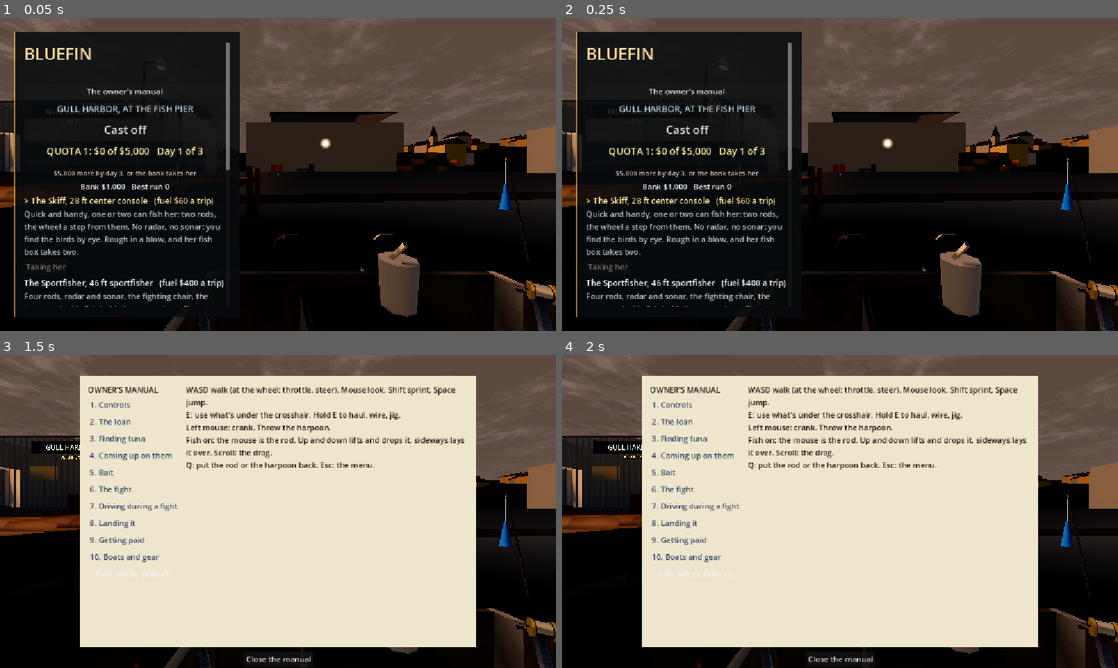
Above: before the commit, frames 1-4 (two rows, left to right).
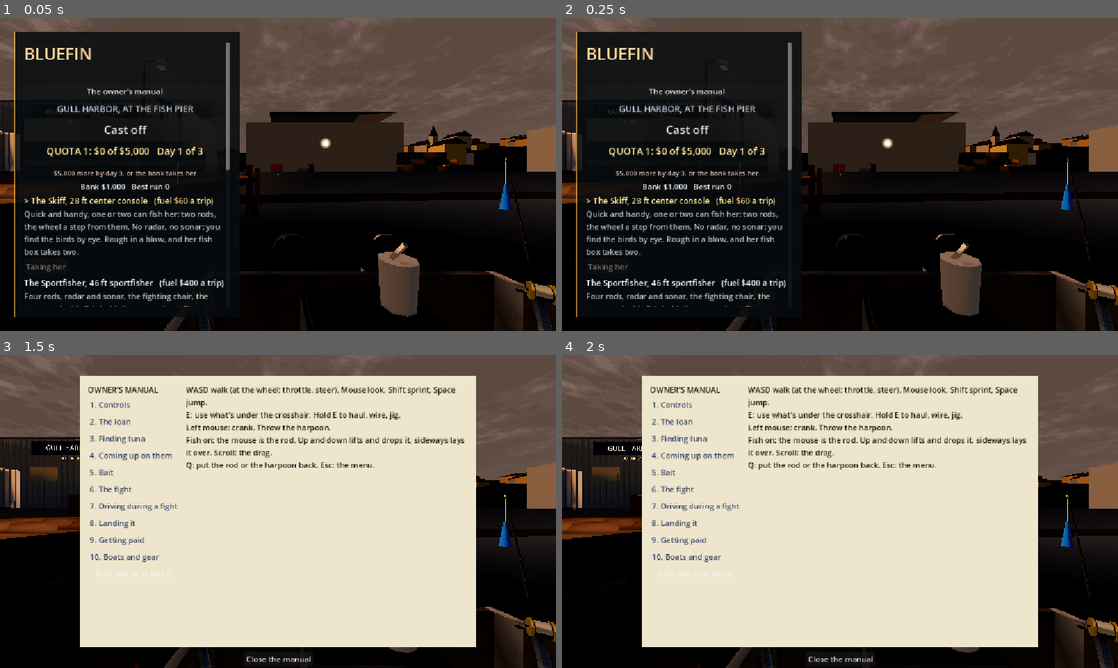
Above: after the commit, the same moments.

Repository: Kortev/Gull-Harbor
Game: Godot game, scene res://sea/sea.tscn
Two runs of this game, one before a commit and one after it. Both use one fixed random seed, a clock stepped at 60 frames per second and the inputs below.
Inputs:
- Up to frame 1 (0.05 s): no input
- Up to frame 2 (0.25 s): no input
- Up to frame 3 (1.5 s): click "The owner's manual" at 0.5 s; click "Dale's tips again" at 1.25 s
- Up to frame 4 (2 s): no input

The runs differ from the first frame. In frame 1, 0.4% of the frame differs, in the area x 0-100%, y 16-100%; in frame 2, 0.4%; in frame 3, 1.0%; in frame 4, 1.2%, in the area x 0-100%, y 9-100%.

Commit message:
Wider waves: a clear rolling swell, long crests, less fine chop; still waves near the coast
The swell's band peaks around 75 m with long crest lines and more height, the chop and ripples turned down to
texture under it. Near the coast the swell eases to about half rather than going to ripples; the harbour keeps a
little movement.

Co-Authored-By: Claude Opus 5.5 <noreply@anthropic.com>

Diff:
--- a/sea/ocean.gd
+++ b/sea/ocean.gd
@@ -29,11 +29,13 @@
 const Fft := preload("res://sea/ocean_fft.gd")
 const SWELL_N := 48
 const CHOP_N := 24
-const SWELL_HS := 0.55
-const RIPPLE_HS := Vector2(0.12, 0.3)
+const SWELL_HS := 0.85
+const RIPPLE_HS := Vector2(0.05, 0.14)
+## The chop under the swell, as a share of the weather's chop (less of it: the wide swell's what you see).
+const CHOP_HS := 0.55
 ## How sharp each tile's crests are: its water's typical squeeze, as a share of the sea's steepness (`_steep`, the
 ## weather's). A few times that where the waves line up, and the crest folds over and breaks (the foam).
-const TILE_STEEP := Vector3(0.12, 0.3, 0.16)
+const TILE_STEEP := Vector3(0.2, 0.3, 0.16)
 ## The shader's arrays hold 32: where there's no GPU sea it draws this many of the swell and the rest of the chop.
 const SHADER_SWELL := 20
 const SEA_SEED := 20261029
@@ -416,10 +418,10 @@
 	sz += 220.0 * exp(-(x * x) / (2.0 * 260.0 * 260.0))
 	sz -= 330.0 * exp(-((x - 1150.0) * (x - 1150.0)) / (2.0 * 240.0 * 240.0))
 	var d := sz - p.y
-	var k := Vector2(lerpf(0.35, 1.0, smoothstep(20.0, 700.0, d)), lerpf(0.6, 1.0, smoothstep(0.0, 250.0, d)))
+	var k := Vector2(lerpf(0.55, 1.0, smoothstep(20.0, 700.0, d)), lerpf(0.7, 1.0, smoothstep(0.0, 250.0, d)))
 	var e := (p - Vector2(0.0, 2170.0)) / Vector2(300.0, 150.0)
 	var inside := 1.0 - smoothstep(0.75, 1.05, e.length())
-	return k.lerp(Vector2(0.04, 0.2), inside)
+	return k.lerp(Vector2(0.07, 0.25), inside)
 
 
 func _calm_at(p: Vector2) -> float:
@@ -442,7 +444,7 @@
 	var whitecaps := lerpf(a[3], b[3], f)
 	if wind != _spectrum_wind:
 		_make_spectrum()
-	var hs := Vector3(swell * SWELL_HS, chop, lerpf(RIPPLE_HS.x, RIPPLE_HS.y, weather))
+	var hs := Vector3(swell * SWELL_HS, chop * CHOP_HS, lerpf(RIPPLE_HS.x, RIPPLE_HS.y, weather))
 	_waves.clear()
 	for c in 2:
 		for w: Array in _spectrum.biggest[c]:
--- a/sea/ocean.gdshader
+++ b/sea/ocean.gdshader
@@ -117,10 +117,10 @@
 // (ocean.gd's _shelter_at, the same).
 vec2 shelter_at(vec2 p) {
 	float d = shore_z(p.x) - p.y;
-	vec2 k = vec2(mix(0.35, 1.0, smoothstep(20.0, 700.0, d)), mix(0.6, 1.0, smoothstep(0.0, 250.0, d)));
+	vec2 k = vec2(mix(0.55, 1.0, smoothstep(20.0, 700.0, d)), mix(0.7, 1.0, smoothstep(0.0, 250.0, d)));
 	vec2 e = (p - vec2(0.0, 2170.0)) / vec2(300.0, 150.0);
 	float inside = 1.0 - smoothstep(0.75, 1.05, length(e));
-	return mix(k, vec2(0.04, 0.2), inside);
+	return mix(k, vec2(0.07, 0.25), inside);
 }
 
 // how rough the chop is here (patches drifting with the wind), how strong the swell, how bent
--- a/sea/ocean_spectrum.gd
+++ b/sea/ocean_spectrum.gd
@@ -15,8 +15,8 @@
 ## Each tile: its size (m), the band of wavelengths it holds (longest, shortest, m), where its hump is (m), how wide
 ## the hump is (ln units), and how tightly its waves follow the wind (cos^2s spreading).
 const CASCADES := [
-	{"size": 1100.0, "band": Vector2(1100.0, 45.0), "peak": 95.0, "width": 0.4, "spread": 8.0},
-	{"size": 233.0, "band": Vector2(45.0, 9.0), "peak": 22.0, "width": 0.7, "spread": 2.5},
+	{"size": 1100.0, "band": Vector2(1100.0, 32.0), "peak": 75.0, "width": 0.4, "spread": 14.0},
+	{"size": 233.0, "band": Vector2(32.0, 9.0), "peak": 16.0, "width": 0.6, "spread": 4.0},
 	{"size": 47.0, "band": Vector2(9.0, 0.35), "peak": 3.0, "width": 0.9, "spread": 1.0},
 ]
 const G := 9.81
